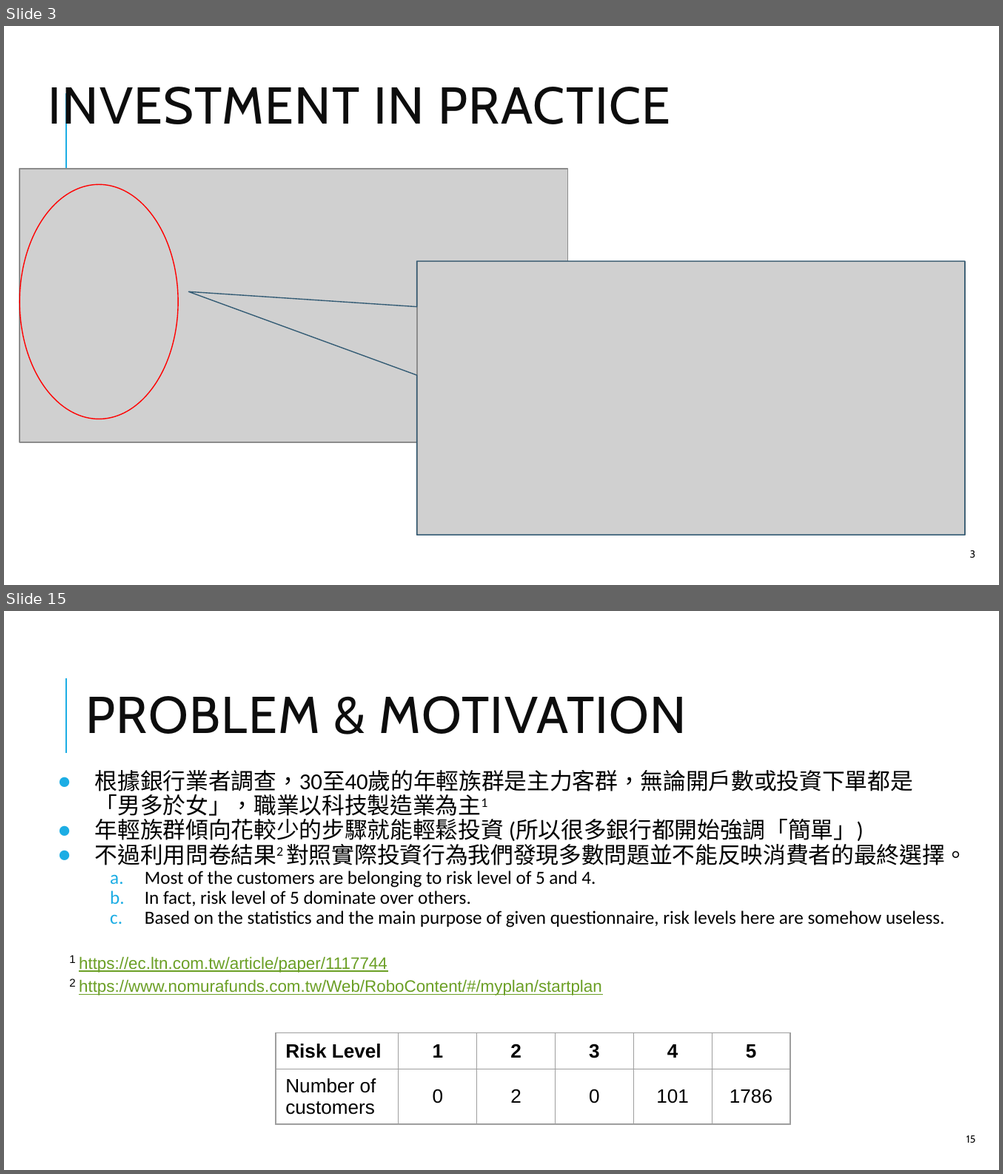
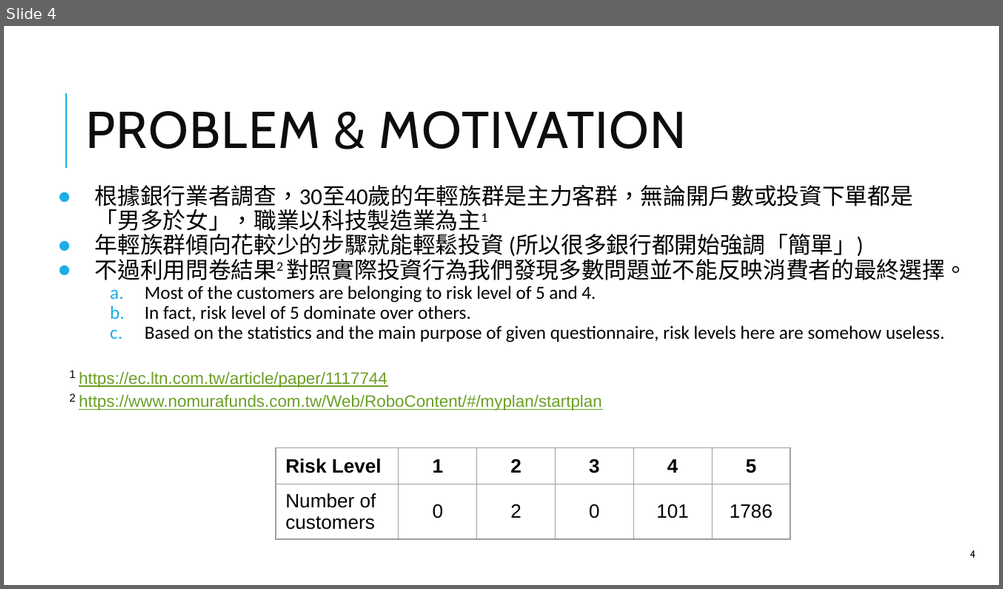
Before and after one commit to thtang/Fintech-Text-Mining-and-Machine-Learning, a slide deck: final/Fintech_final.pptx. Shown one above the other, each under a label of ours: slides 3 and 15 before the commit, slide 4 after it; the slides between them are not shown. The pictures are 1003x1174 and 1003x589 pixels, drawn with LibreOffice and Linux fonts; fonts in the diff are those of the drawing; grey boxes stand for pictures. Boxes give left, top, right and bottom in pixels: in the first picture for what was removed or moved away, otherwise in the second. Text is boxed around its words. In the diff, an @@ line names an element or a change of style, - is before the commit and + after.

```diff
--- a/final/Fintech_final.pptx
+++ b/final/Fintech_final.pptx
@@ slide 3 removed at [4,26,999,585], background #FFFFFF; not listed: 1 template element that a slide beside it also shows @@
@@ title removed at [48,87,670,136] @@
-INVESTMENT IN PRACTICE
@@ picture removed at [20,170,568,443] @@
@@ ellipse removed at [20,184,178,419] @@
@@ picture removed at [417,262,965,535] @@
@@ speech box removed at [417,262,965,535] @@
@@ page number removed at [970,551,976,558] @@
-3
@@ what was slide 15 is now slide 4 @@
@@ page number at [970,551,976,558]: text changed @@
-15
+4
```
Also in this commit, not shown: 11 slides changed, 1 slide added, 9 other slides removed.
